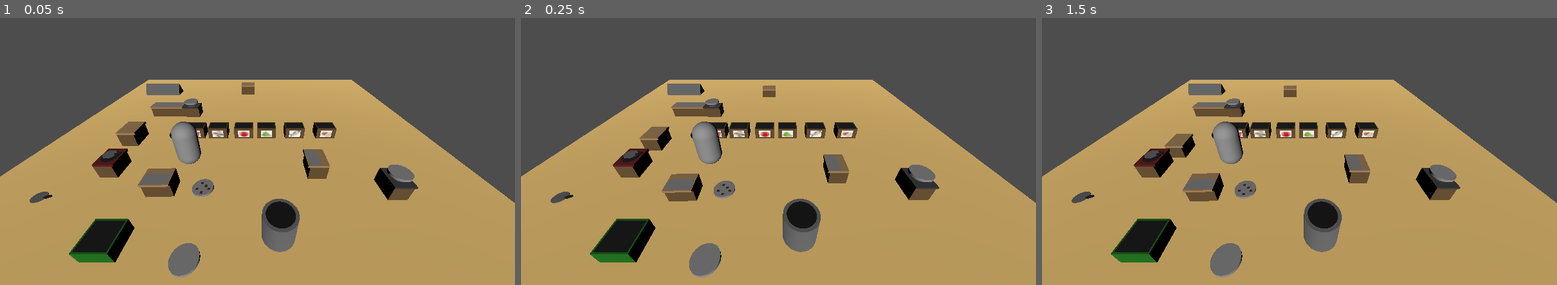
Above: before the commit, frames 1-3 (left to right).
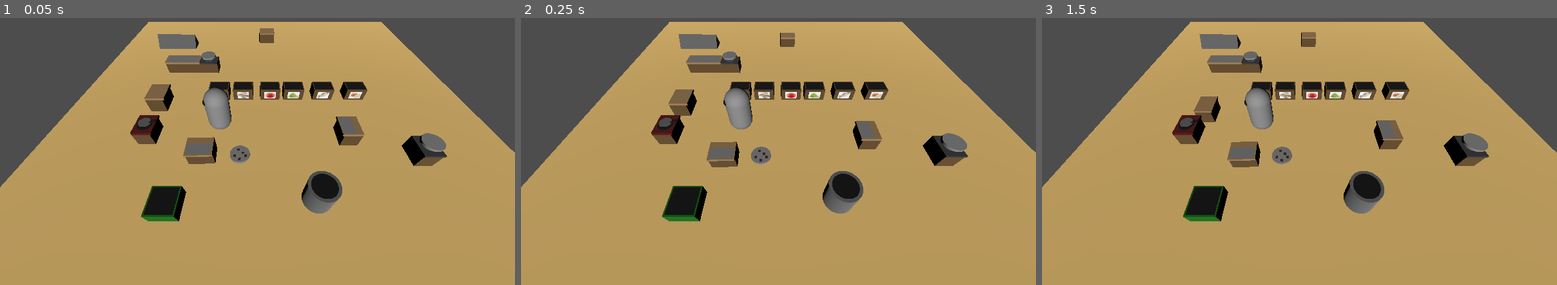
Above: after the commit, the same moments.

Repository: ChiefCharpa/Godot-Overcooked
Game: Godot game, scene res://Level.tscn
Same seed, same stepped clock (60 frames per second), same inputs: the game is played once before the commit and once after it.
Inputs:
- Up to frame 1 (0.05 s): no input
- Up to frame 2 (0.25 s): no input
- Up to frame 3 (1.5 s): hold E (Interaction_Select) 0.53-1.28 s; tap X (Chop) at 0.77, 0.8, 1.07, 1.35 s; tap Enter at 1.25 s

The runs differ from the first frame. In frame 1, 34% of the frame differs, in the area x 0-100%, y 1-98%; in frame 2, 34%; in frame 3, 34%.

Commit message:
Added Cooking
Added Cooking and made it so only cut and cooked things can go on plate and only things that can be cut can go on the cutting board as well as only things that can be cooked can go on the pan

Diff:
--- a/overcooked/InteractionChecker.gd
+++ b/overcooked/InteractionChecker.gd
@@ -28,7 +28,6 @@
 			if body_to_activate.has_method("Iscuttingboard"):
 				resource_type = body.get_some_variable()
 				body_to_activate.call("_chop",self.get_parent())
-	print(body_to_activate)
 	#checks if 'e' is pressed, if there is not an interatable obj, if the item in front is type food
 	#and that theres an item in the invt
 	if ((Input.is_action_just_pressed("Interaction_Select") and (body_to_activate == null or resource_type == "Food")) #if you pressed e and youre interacting with nothing or food,
@@ -54,6 +53,8 @@
 				body_to_activate.call("add_vegetable",player_inventory.heldVegetable,player_inventory) #call add vegetable
 			elif player_inventory.heldVegetable == null:
 				body_to_activate.call("pickup",player_inventory)
+				if player_inventory.heldVegetable.has_method("ispan"):
+					body_to_activate.call("cook")
 	elif Input.is_action_just_pressed("Interaction_Select") and (body_to_activate == null or resource_type == "Food") or Input.is_action_just_pressed("Throw_Item") and player_inventory.resources_inventory.size() != 0:
 		inventory_node._drop_item(force)
 		action_processed = true
--- a/overcooked/Inventory.gd
+++ b/overcooked/Inventory.gd
@@ -75,7 +75,10 @@
 			var new_root = get_tree().get_root().get_node(currentCounter) # gets the current selected counter node
 			if new_root != null:
 				new_root.add_child(heldVegetable) # adds the held item to the current selected counter node
-				heldVegetable.global_transform.origin = new_root.global_transform.origin + Vector3(0, .5, 0) # places the item on top of the counter
+				if heldVegetable.has_method("ispan"):
+					heldVegetable.global_transform.origin = new_root.global_transform.origin + Vector3(0.1, .5, 0)
+				else:
+					heldVegetable.global_transform.origin = new_root.global_transform.origin + Vector3(0, .5, 0) # places the item on top of the counter
 				heldVegetable = null
 				resources_inventory.clear() # clears inventory
 			else:
--- a/overcooked/Level.tscn
+++ b/overcooked/Level.tscn
@@ -12,12 +12,10 @@
 [ext_resource type="PackedScene" uid="uid://i2cdc004kggq" path="res://Objects/Counters/meat_spawner.tscn" id="10_gurdb"]
 [ext_resource type="PackedScene" uid="uid://4wxdxe24k3si" path="res://Objects/Counters/mushroom_spawner.tscn" id="11_gpwvn"]
 [ext_resource type="PackedScene" uid="uid://c7lxi3gungtv8" path="res://Objects/Counters/onion_spawner.tscn" id="12_o5h6v"]
-[ext_resource type="PackedScene" uid="uid://coxwa40uuhpw5" path="res://Objects/Containers/Plate.tscn" id="13_sypgb"]
 [ext_resource type="PackedScene" uid="uid://dskgg5ydxt6mi" path="res://Objects/Counters/PlateCounter.tscn" id="14_dn5x0"]
 [ext_resource type="PackedScene" uid="uid://dki8m5mfco4f3" path="res://Objects/Containers/Plate_Dirty.tscn" id="15_esphl"]
 [ext_resource type="PackedScene" uid="uid://brlop6qo3v6ib" path="res://Objects/Counters/service_counter.tscn" id="16_dcckh"]
 [ext_resource type="PackedScene" uid="uid://3aegjuif6mfk" path="res://Objects/Counters/stove.tscn" id="17_jftiw"]
-[ext_resource type="PackedScene" uid="uid://bfe3tv3qc0jnn" path="res://Objects/Containers/Pan.tscn" id="18_jftiw"]
 
 [sub_resource type="PlaneMesh" id="PlaneMesh_dppq4"]
 
@@ -44,7 +42,7 @@
 transform = Transform3D(-4.37114e-08, 0, -1, 0, 1, 0, 1, 0, -4.37114e-08, 0, 0.313928, 0)
 
 [node name="Camera3D" type="Camera3D" parent="."]
-transform = Transform3D(1, 0, 0, 0, 0.819152, 0.573576, 0, -0.573576, 0.819152, 0.731724, 5.74012, 8.74616)
+transform = Transform3D(1, 0, 0, 0, 0.617654, 0.78645, 0, -0.78645, 0.617654, -0.63733, 6.4459, 8.13923)
 
 [node name="DirectionalLight3D" type="DirectionalLight3D" parent="."]
 transform = Transform3D(1, 0, 0, 0, 0.883953, 0.467575, 0, -0.467575, 0.883953, 0, 3.7363, 5.13066)
@@ -88,9 +86,6 @@
 [node name="OnionSpawner" parent="." instance=ExtResource("12_o5h6v")]
 transform = Transform3D(-4.37114e-08, 0, -1, 0, 1, 0, 1, 0, -4.37114e-08, 4.357, 0.314, 0)
 
-[node name="Plate" parent="." instance=ExtResource("13_sypgb")]
-transform = Transform3D(1, 0, 0, 0, 1, 0, 0, 0, 1, -1.22377, 0.235308, 6.43494)
-
 [node name="Counter3" parent="." instance=ExtResource("14_dn5x0")]
 transform = Transform3D(1, 0, 0, 0, 1, 0, 0, 0, 1, 5.85112, 0.307325, 3.84833)
 
@@ -103,6 +98,3 @@
 
 [node name="Stove" parent="." instance=ExtResource("17_jftiw")]
 transform = Transform3D(1, 0, 0, 0, 1, 0, 0, 0, 1, -5.23655, 0.461903, 2.89116)
-
-[node name="Pan" parent="." instance=ExtResource("18_jftiw")]
-transform = Transform3D(1, 0, 0, 0, 1, 0, 0, 0, 1, -7.15086, 0.155202, 4.3413)
--- a/overcooked/Objects/Containers/Container Scripts/Pan.gd
+++ b/overcooked/Objects/Containers/Container Scripts/Pan.gd
@@ -2,28 +2,48 @@
 
 var resource_type
 var held_vegetables = null
+var veg
+var cooking = false
+var onstove = false
+@onready var timer =	$Timer
 
 func _ready():
 	self.freeze = true
 	resource_type = "Plate" # Define the plate as a container
 
 func add_vegetable(veg: Node3D,player_inventory):
-	if veg.resource_type == "Food" and held_vegetables == null:
+	if Global.Veglist.has("Cooked_"+veg.name) or veg.name.begins_with("Chopped"):
 		held_vegetables = veg.name
 		var newveg = Global.VegDictionary.get(veg.name).instantiate()
 		player_inventory.deletehelditem()
 		add_child(newveg)
-		var offset = Vector3(0, 0.1, 0)
+		var offset = Vector3(0, 0.05, 0)
 		newveg.freeze = true
 		newveg.get_node("CollisionShape3D").disabled = true
 		newveg.transform.origin = offset
+		if onstove == true:
+			cook()
 func clear_plate():
 	if held_vegetables != null:
 		for child in get_children():
 				if child.name == held_vegetables:
 					child.queue_free()
 					held_vegetables = null
-
+func cook():
+	var cook = false
+	for child in self.get_children():
+		if Global.Veglist.has(child.name):
+			veg = child
+			cook = true
+	if cook and not cooking:
+		print("cooking")
+		cooking = true
+		timer.start()
+	elif cook and cooking:
+		print("Not cooking")
+		cooking = false
+		timer.wait_time = timer.time_left
+		timer.stop()
 
 func pickup(player_inventory):
 	player_inventory.add_container(self)
@@ -40,3 +60,17 @@
 	queue_free()
 func ispan():
 	pass
+
+
+func _on_timer_timeout():
+	var cooked_key = "Cooked_"+veg.name.split("_")[1]
+	var cooked_veg =  Global.VegDictionary[cooked_key].instantiate()
+	add_child(cooked_veg)
+	held_vegetables = cooked_veg.name
+	cooked_veg.transform.origin = Vector3(0, 0.05, 0)
+	cooked_veg.freeze = true
+	cooked_veg.get_node("CollisionShape3D").disabled = true
+	veg.queue_free()
+	timer.stop()
+	timer.wait_time = 10
+	cooking = false
--- a/overcooked/Objects/Containers/Container Scripts/Plate.gd
+++ b/overcooked/Objects/Containers/Container Scripts/Plate.gd
@@ -12,7 +12,7 @@
 
 
 func add_to_plate(veg: Node3D, player_inventory):
-	if veg.resource_type == "Food":
+	if Global.Platelist.has(veg.name):
 		held_vegetables.append(veg.name)
 		veg.queue_free()
 		var newveg = Global.VegDictionary.get(veg.name).instantiate()
@@ -22,7 +22,7 @@
 		newveg.get_node("CollisionShape3D").disabled = true
 		newveg.transform.origin = offset
 func add_vegetable(veg: Node3D,player_inventory):
-	if veg.resource_type == "Food":
+	if Global.Platelist.has(veg.name):
 		held_vegetables.append(veg.name)
 		var newveg = Global.VegDictionary.get(veg.name).instantiate()
 		player_inventory.deletehelditem()
--- a/overcooked/Objects/Containers/Pan.tscn
+++ b/overcooked/Objects/Containers/Pan.tscn
@@ -30,3 +30,8 @@
 transform = Transform3D(0.034202, 0.187939, 0, -0.0939693, 0.068404, 0, 0, 0, 0.1, 0.334698, 0.0316562, 0.00738776)
 mesh = SubResource("CapsuleMesh_d3jei")
 surface_material_override/0 = SubResource("StandardMaterial3D_ko0d4")
+
+[node name="Timer" type="Timer" parent="."]
+wait_time = 10.0
+
+[connection signal="timeout" from="Timer" to="." method="_on_timer_timeout"]
--- a/overcooked/Objects/Counters/Scripts/cutting_board_Script.gd
+++ b/overcooked/Objects/Counters/Scripts/cutting_board_Script.gd
@@ -17,8 +17,8 @@
 
 func _chop(Player: CharacterBody3D):
 	var chop = false
-	for child in self.get_children():
-		if Global.Veglist.has(child.name):
+	for child in get_children():
+		if Global.Veglist.has(child.name) and Global.Veglist.has("Chopped_"+child.name) :
 			veg = child
 			chop = true
 	if chop and not chopping:
@@ -55,9 +55,9 @@
 		playerref.Freeze()
 		var chopped_key = "Chopped_" + veg.name
 		var chopped_veg =  Global.VegDictionary[chopped_key].instantiate()
-		print(chopped_veg.name)
 		get_parent().add_child(chopped_veg)
-		chopped_veg.global_position = veg.global_position
+		chopped_veg.freeze = true
+		chopped_veg.global_transform.origin = self.global_transform.origin+Vector3(0, .5, 0)
 		veg.queue_free()
 		timer.stop()
 		timer.wait_time = 10
--- a/overcooked/Objects/Counters/Scripts/stove.gd
+++ b/overcooked/Objects/Counters/Scripts/stove.gd
@@ -11,13 +11,15 @@
 
 func spawn():
 		var spawned = preload("res://Objects/Containers/Pan.tscn").instantiate()
-		spawned.global_position = self.global_position + Vector3(0,0.45,0.7)
+		spawned.global_position = self.global_position + Vector3(0.08,0.5,0.78)
 		get_parent().get_parent().add_child(spawned)
+		spawned.onstove = true
 
 func _activate():
 	if inventory_node:
 		if inventory_node.resources_inventory.size() > 0:
 			if inventory_node.heldVegetable.has_method("ispan"):
+				inventory_node.heldVegetable.cook()
 				inventory_node._place_item(currentCounter.get_path())  # Passing the NodePath of the current counter
 	else:
 		print("Player node is not set")
--- a/overcooked/Objects/Food preloads/Cooked/Cooked_meat.tscn
+++ b/overcooked/Objects/Food preloads/Cooked/Cooked_meat.tscn
@@ -13,7 +13,7 @@
 script = ExtResource("1_e5fre")
 
 [node name="CollisionShape3D" type="CollisionShape3D" parent="."]
-transform = Transform3D(0.4, 0, 0, 0, 0.025, 0, 0, 0, 0.4, 0, 0, 0)
+transform = Transform3D(0.4, 0, 0, 0, 0.1, 0, 0, 0, 0.4, 0, 0, 0)
 shape = SubResource("CylinderShape3D_wltg3")
 
 [node name="MeshInstance3D" type="MeshInstance3D" parent="."]
--- a/overcooked/area_3d.gd
+++ /dev/null
@@ -1,5 +0,0 @@
-extends Area3D
-
-func _ready():
-	set_collision_layer_bit(1, true)  # Set the collision layer
-	set_collision_mask_bit(1, true)  # Set the collision mask
--- a/overcooked/global.gd
+++ b/overcooked/global.gd
@@ -20,6 +20,7 @@
 
 	}
 var Veglist = VegDictionary.keys()
+var Platelist = ["Chopped_Tomato","Chopped_Fish","Chopped_Onion","Chopped_Mushroom","Chopped_Lettuce","Chopped_Meat","Cooked_Fish","Cooked_Meat"]
 # Called when the node enters the scene tree for the first time.
 func _ready() -> void:
 	pass # Replace with function body.
Not shown: 1 places in overcooked/Level.tscn that only renumber resources
Not shown, removed: overcooked/area_3d.gd.uid
